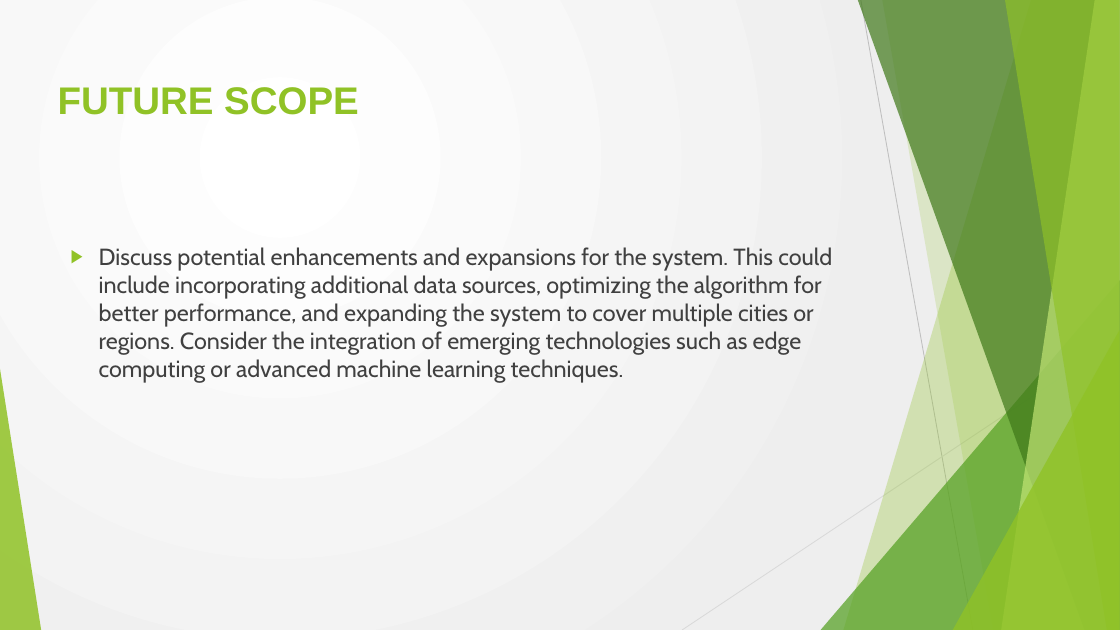
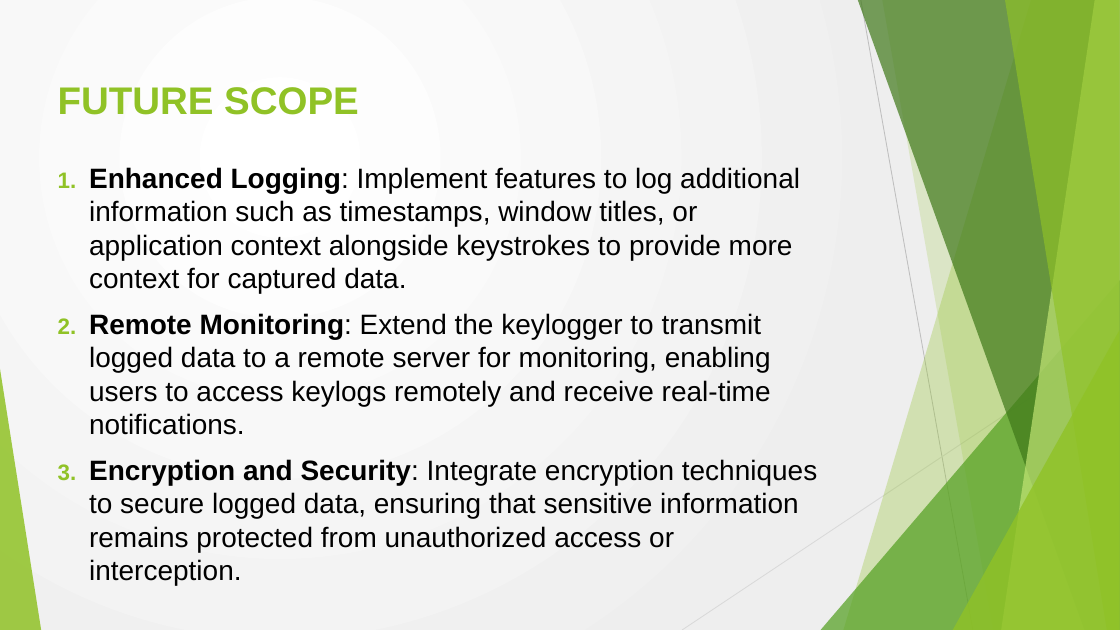
Before and after one commit to AHBRIJESH/Keylogger-NM, a slide deck: slide 9 of Project.pptx. Drawn at 1120x630 pixels with LibreOffice and Linux fonts; fonts in the diff are those of the drawing; background and template pictures are left out. Boxes give left, top, right and bottom in pixels: in the first picture for what was removed or moved away, otherwise in the second. Text is boxed around its words. In the diff, an @@ line names an element or a change of style, - is before the commit and + after.

```diff
--- a/Project.pptx
+++ b/Project.pptx
@@ text at (x1=89, y1=167, x2=817, y2=518): text changed; size 20 to 24 pt; font Cabin to Arial; text colour #404040 to #000000 @@
-▶ Discuss potential enhancements and expansions for the system. This could include incorporating additional data sources, optimizing the algorithm for better performance, and expanding the system to cover multiple cities or regions. Consider the integration of emerging technologies such as edge computing or advanced machine learning techniques.
+1. Enhanced Logging: Implement features to log additional information such as timestamps, window titles, or application context alongside keystrokes to provide more context for captured data.
+2. Remote Monitoring: Extend the keylogger to transmit logged data to a remote server for monitoring, enabling users to access keylogs remotely and receive real-time notifications.
+3. Encryption and Security: Integrate encryption techniques to secure logged data, ensuring that sensitive information remains protected from unauthorized access or interception.
```
Also in this commit, not shown: 7 other slides changed, 2 slides added, 2 slides removed.
